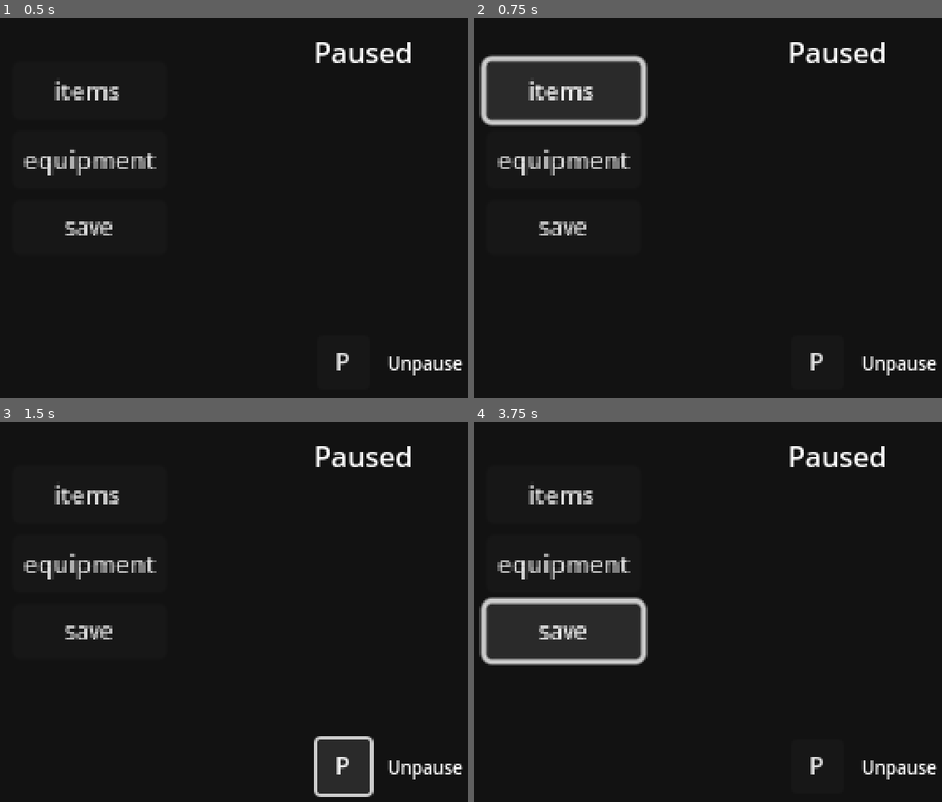
Above: before the commit, frames 1-4 (two rows, left to right).
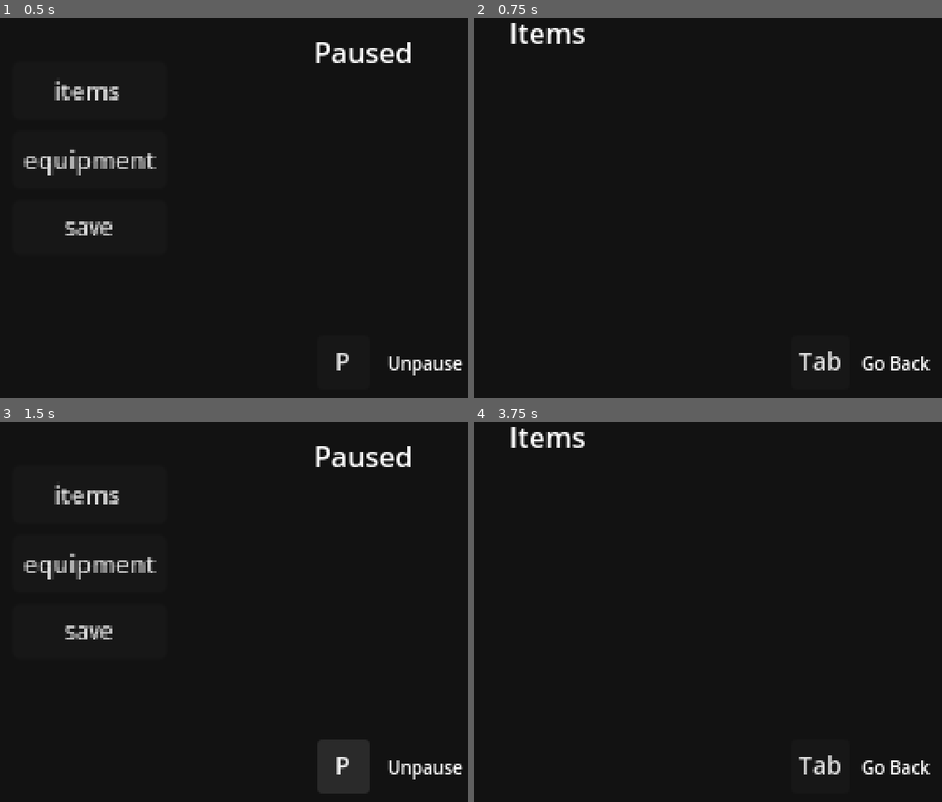
Above: after the commit, the same moments.

Repository: TylerPederson/effort
Game: Godot game, scene res://GUI/pause.tscn
Two runs of this game, one before a commit and one after it. Both use one fixed random seed, a clock stepped at 60 frames per second and the inputs below. This scene is started directly instead of the project's main scene.
Inputs (mouse positions are in pixels of both pictures, inside the frame that each line leads up to):
- Up to frame 1 (0.5 s): no input
- Up to frame 2 (0.75 s): click "items" at 0.5 s
- Up to frame 3 (1.5 s): click (346, 767) at 1.25 s, where only the run after the commit has a clickable "Tab"
- Up to frame 4 (3.75 s): click "P" at 2 s; click (562, 562) at 2.75 s, where only the run before the commit has a clickable "equipment"; click (562, 631) at 3.5 s, where only the run before the commit has a clickable "save"

Frame 1 is identical in both runs. In frame 2, 5.2% of the frame differs, in the area x 1-99%, y 1-95%; in frame 3, 0.5%; in frame 4, 5.2%.

Commit message:
item menu layout switching

Diff:
--- a/GUI/button.gd
+++ /dev/null
@@ -1,6 +0,0 @@
-extends Button
-
-
-
-func _on_pressed() -> void:
-	print("ok")
--- /dev/null
+++ b/GUI/item_menu.gd
@@ -0,0 +1,11 @@
+extends Control
+
+
+
+func _on_button_pressed() -> void:
+	get_tree().change_scene_to_file("res://GUI/pause.tscn")
+
+
+func _physics_process(delta: float) -> void:
+	if Input.is_action_just_pressed("go back"):
+		get_tree().change_scene_to_file("res://GUI/pause.tscn")
--- /dev/null
+++ b/GUI/item_menu.tscn
@@ -0,0 +1,55 @@
+[gd_scene load_steps=3 format=3 uid="uid://f5bao38ewde1"]
+
+[ext_resource type="Script" uid="uid://c18e36rbc86je" path="res://GUI/item_menu.gd" id="1_4hrpd"]
+[ext_resource type="Texture2D" uid="uid://nx4ey5b47x17" path="res://GUI/Sprite-0001.png" id="2_ijflx"]
+
+[node name="Item_menu" type="Control"]
+texture_filter = 3
+custom_minimum_size = Vector2(340, 240)
+layout_mode = 3
+anchors_preset = 0
+script = ExtResource("1_4hrpd")
+
+[node name="VBoxContainer" type="VBoxContainer" parent="."]
+layout_mode = 0
+offset_left = 37.0
+offset_top = 32.0
+offset_right = 74.75701
+offset_bottom = 89.0
+scale = Vector2(1.575, 1.575)
+
+[node name="TextureRect" type="TextureRect" parent="."]
+show_behind_parent = true
+layout_mode = 0
+offset_right = 40.0
+offset_bottom = 40.0
+mouse_filter = 2
+texture = ExtResource("2_ijflx")
+
+[node name="Label" type="Label" parent="."]
+layout_mode = 0
+offset_left = 50.0
+offset_top = 4.0
+offset_right = 110.0
+offset_bottom = 27.0
+text = "Items"
+
+[node name="Button" type="Button" parent="."]
+layout_mode = 0
+offset_left = 211.0
+offset_top = 188.0
+offset_right = 241.0
+offset_bottom = 219.0
+theme_override_font_sizes/font_size = 14
+text = "Tab"
+
+[node name="Label2" type="Label" parent="."]
+layout_mode = 0
+offset_left = 251.0
+offset_top = 197.0
+offset_right = 294.0
+offset_bottom = 212.0
+theme_override_font_sizes/font_size = 10
+text = "Go Back"
+
+[connection signal="pressed" from="Button" to="." method="_on_button_pressed"]
--- a/GUI/items.tscn
+++ /dev/null
@@ -1,3 +0,0 @@
-[gd_scene format=3 uid="uid://dpyv4h8aycfdq"]
-
-[node name="Items" type="Node2D"]
--- /dev/null
+++ b/GUI/pause.gd
@@ -0,0 +1,17 @@
+extends Control
+
+
+
+func _on_button_pressed() -> void:
+	get_tree().change_scene_to_file("res://GUI/item_menu.tscn")
+
+func _physics_process(delta: float) -> void:
+	if Input.is_action_just_pressed("pause"):
+		queue_free()
+		emit_signal("game_unpaused")
+
+
+
+func _on_pause_button_pressed() -> void:
+	queue_free()
+	emit_signal("game_unpaused")
--- a/GUI/pause.tscn
+++ b/GUI/pause.tscn
@@ -1,13 +1,14 @@
 [gd_scene load_steps=3 format=3 uid="uid://cvo8q5hp5m3cv"]
 
 [ext_resource type="Texture2D" uid="uid://nx4ey5b47x17" path="res://GUI/Sprite-0001.png" id="1_7y1pm"]
-[ext_resource type="Script" uid="uid://b86yv6y4eyc7b" path="res://GUI/button.gd" id="1_gwu2k"]
+[ext_resource type="Script" uid="uid://duqtb3bj3vs6m" path="res://GUI/pause.gd" id="1_gwu2k"]
 
 [node name="Pause" type="Control"]
 texture_filter = 3
 custom_minimum_size = Vector2(340, 240)
 layout_mode = 3
 anchors_preset = 0
+script = ExtResource("1_gwu2k")
 
 [node name="VBoxContainer" type="VBoxContainer" parent="."]
 layout_mode = 0
@@ -22,7 +23,6 @@
 theme_override_font_sizes/font_size = 9
 text = "items"
 autowrap_trim_flags = 0
-script = ExtResource("1_gwu2k")
 
 [node name="Button2" type="Button" parent="VBoxContainer"]
 layout_mode = 2
@@ -50,7 +50,7 @@
 offset_bottom = 38.0
 text = "Paused"
 
-[node name="Button" type="Button" parent="."]
+[node name="pause_button" type="Button" parent="."]
 layout_mode = 0
 offset_left = 211.0
 offset_top = 188.0
@@ -68,4 +68,7 @@
 theme_override_font_sizes/font_size = 10
 text = "Unpause"
 
+[connection signal="pressed" from="VBoxContainer/Button" to="." method="_on_button_pressed"]
 [connection signal="pressed" from="VBoxContainer/Button" to="VBoxContainer/Button" method="_on_pressed"]
+[connection signal="pressed" from="pause_button" to="." method="_on_button_pressed"]
+[connection signal="pressed" from="pause_button" to="." method="_on_pause_button_pressed"]
--- a/project.godot
+++ b/project.godot
@@ -27,3 +27,16 @@
 window/size/window_height_override=1200
 window/stretch/mode="viewport"
 window/stretch/scale=1.05
+
+[input]
+
+pause={
+"deadzone": 0.2,
+"events": [Object(InputEventKey,"resource_local_to_scene":false,"resource_name":"","device":-1,"window_id":0,"alt_pressed":false,"shift_pressed":false,"ctrl_pressed":false,"meta_pressed":false,"pressed":false,"keycode":0,"physical_keycode":80,"key_label":0,"unicode":112,"location":0,"echo":false,"script":null)
+]
+}
+"go back"={
+"deadzone": 0.2,
+"events": [Object(InputEventKey,"resource_local_to_scene":false,"resource_name":"","device":-1,"window_id":0,"alt_pressed":false,"shift_pressed":false,"ctrl_pressed":false,"meta_pressed":false,"pressed":false,"keycode":0,"physical_keycode":4194306,"key_label":0,"unicode":0,"location":0,"echo":false,"script":null)
+]
+}
Not shown, removed: GUI/button.gd.uid
Not shown, added: GUI/item_menu.gd.uid
Not shown, added: GUI/pause.gd.uid
